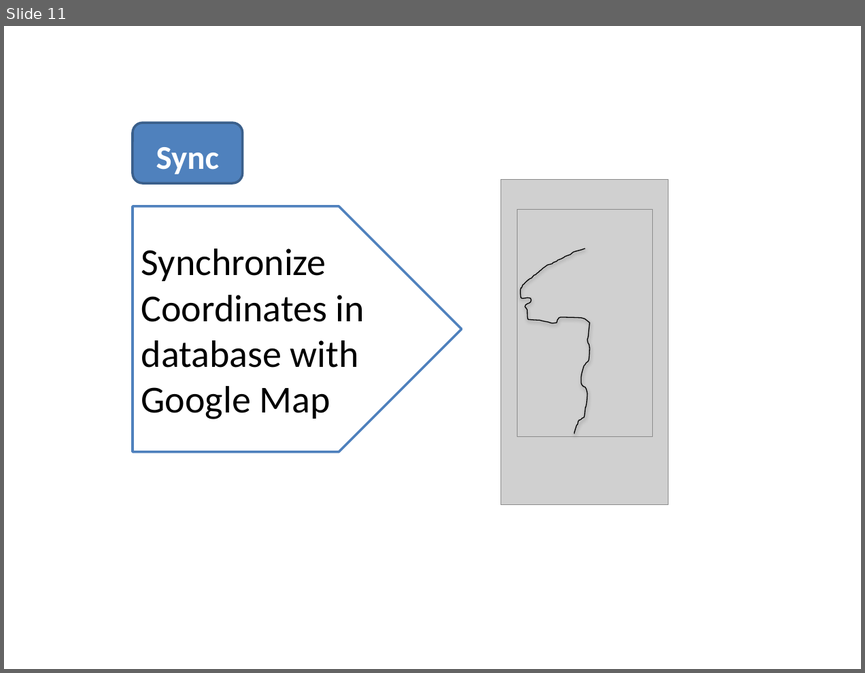
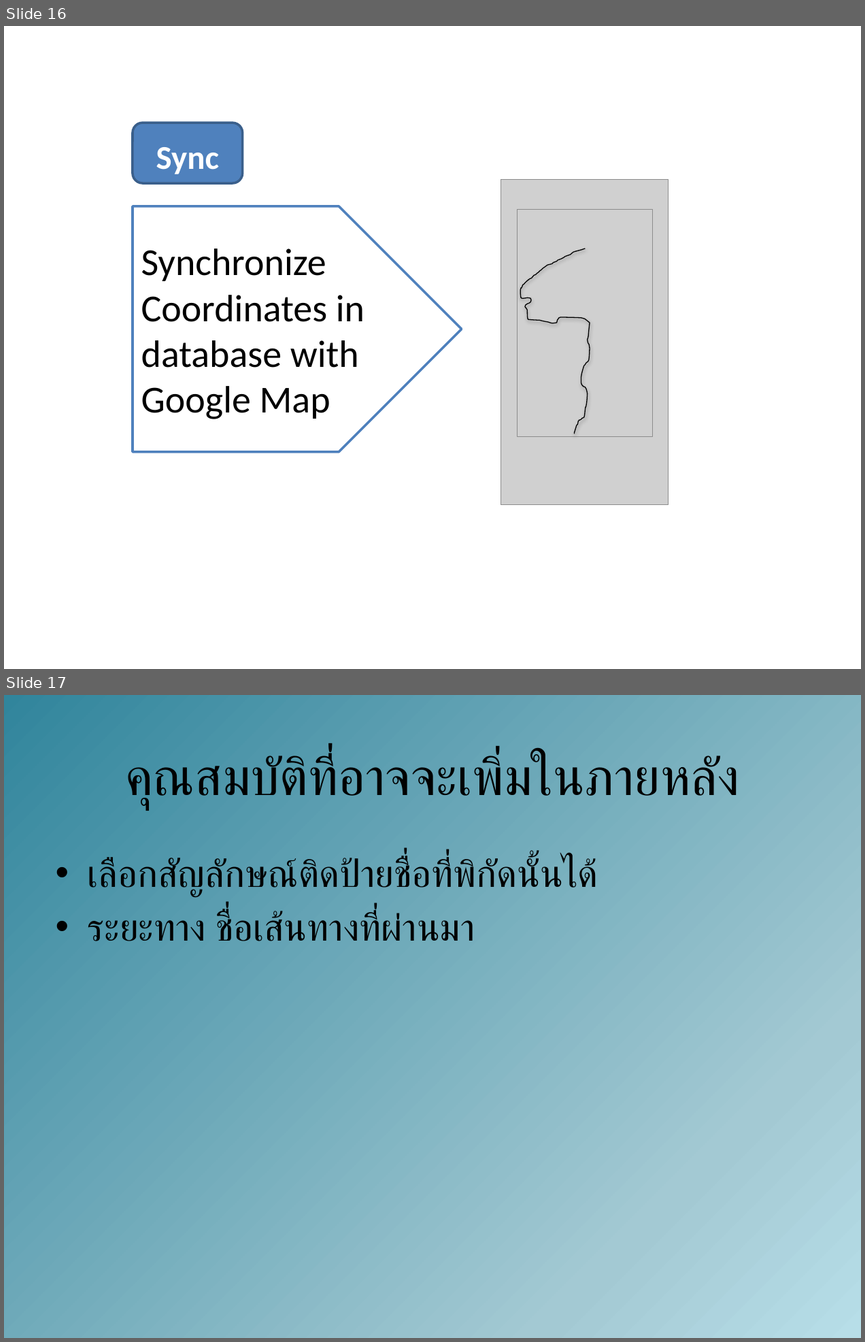
Before and after one commit to amfeelgood/Senior_Project, a slide deck: Doc/ProjectPresentation1.pptx. Shown one above the other, each under a label of ours: slide 11 before the commit, slides 16 and 17 after it. The pictures are 865x673 and 865x1342 pixels, drawn with LibreOffice and Linux fonts; fonts in the diff are those of the drawing; grey boxes stand for pictures. Boxes give left, top, right and bottom in pixels: in the first picture for what was removed or moved away, otherwise in the second. Text is boxed around its words. In the diff, an @@ line names an element or a change of style, - is before the commit and + after.

```diff
--- a/Doc/ProjectPresentation1.pptx
+++ b/Doc/ProjectPresentation1.pptx
@@ slide 17 added at (4,695,861,1338), background gradient #B7DEE8 to #A3C9D3 to #31859C to #FFFFFF to #FFEBFA @@
@@ title added at (126,754,740,809), 44 pt, text #000000 @@
+คุณสมบัติที่อาจจะเพิ่มในภายหลัง
@@ text added at (88,857,598,941), 32 pt, text #000000 @@
+• เลือกสัญลักษณ์ติดป้ายชื่อที่พิกัดนั้นได้
+• ระยะทาง ชื่อเส้นทางที่ผ่านมา
@@ what was slide 11 is now slide 16 @@
```
Also in this commit, not shown: 5 slides changed, 6 other slides added, 1 slide removed.
